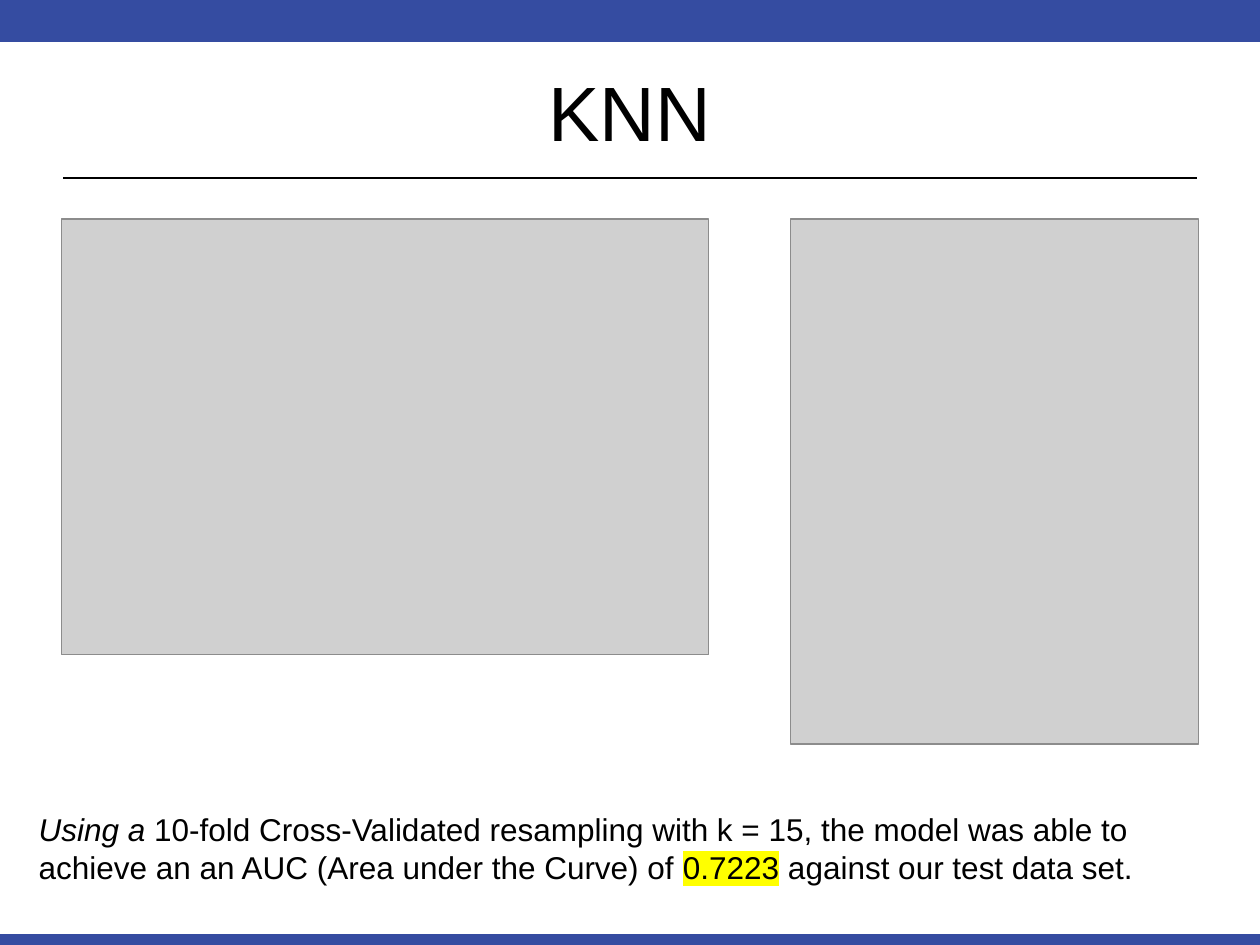
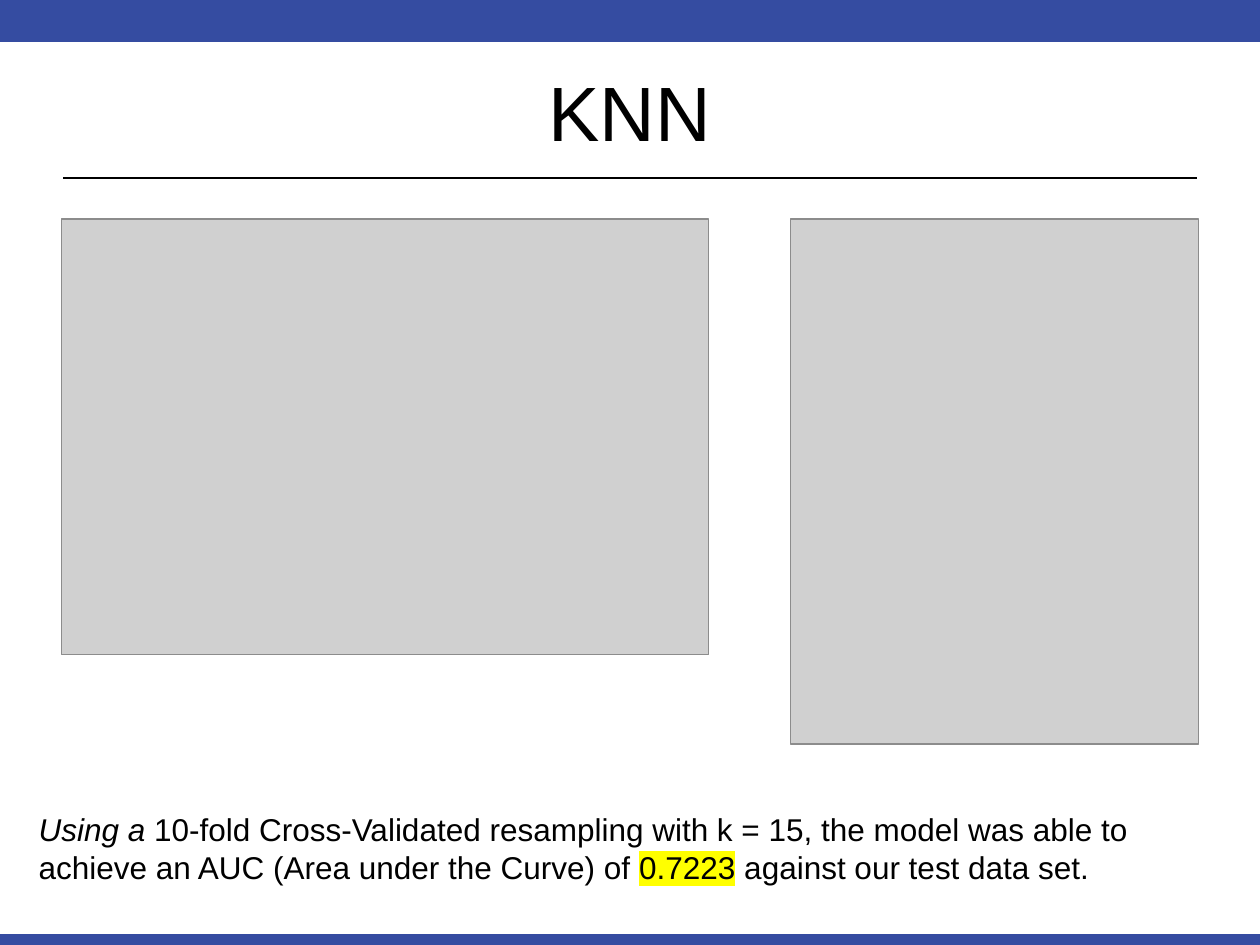
Before and after one commit to RobinsonCW/CaseStudy2DDS, a slide deck: slide 7 of presentations/DS6306_Proj2_Final_Presentation.pptx. Drawn at 1260x945 pixels with LibreOffice and Linux fonts; fonts in the diff are those of the drawing; grey boxes stand for pictures. Boxes give left, top, right and bottom in pixels: in the first picture for what was removed or moved away, otherwise in the second. Text is boxed around its words. In the diff, an @@ line names an element or a change of style, - is before the commit and + after.

Commit message:
correct typo in slide

```diff
--- a/presentations/DS6306_Proj2_Final_Presentation.pptx
+++ b/presentations/DS6306_Proj2_Final_Presentation.pptx
@@ text at box(39, 818, 1127, 885): text changed @@
-Using a 10-fold Cross-Validated resampling with k = 15, the model was able to achieve an an AUC (Area under the Curve) of 0.7223 against our test data set.
+Using a 10-fold Cross-Validated resampling with k = 15, the model was able to achieve an AUC (Area under the Curve) of 0.7223 against our test data set.
```
